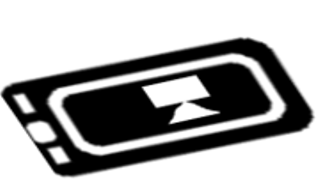
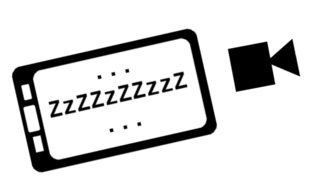
Revision of a layered 320 × 180 image; what changed, layer by layer:
removed layer "Transformation" over left=0, top=33, right=316, bottom=179
painted on "ic_launcher.png" over left=4, top=28, right=314, bottom=179
